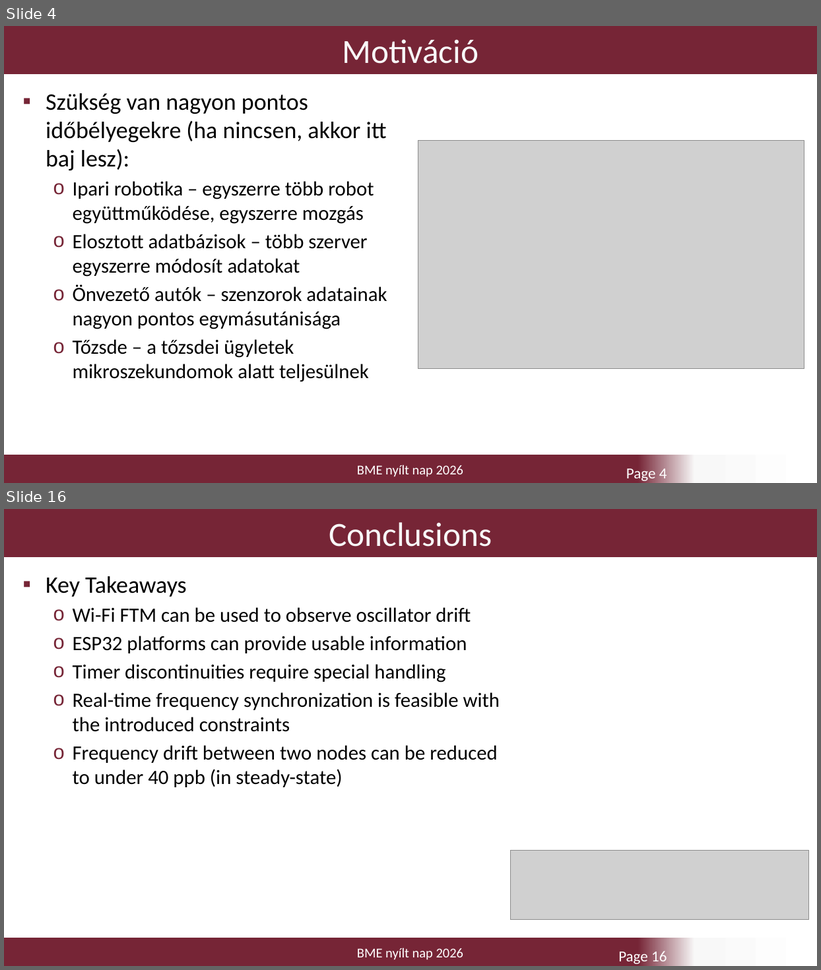
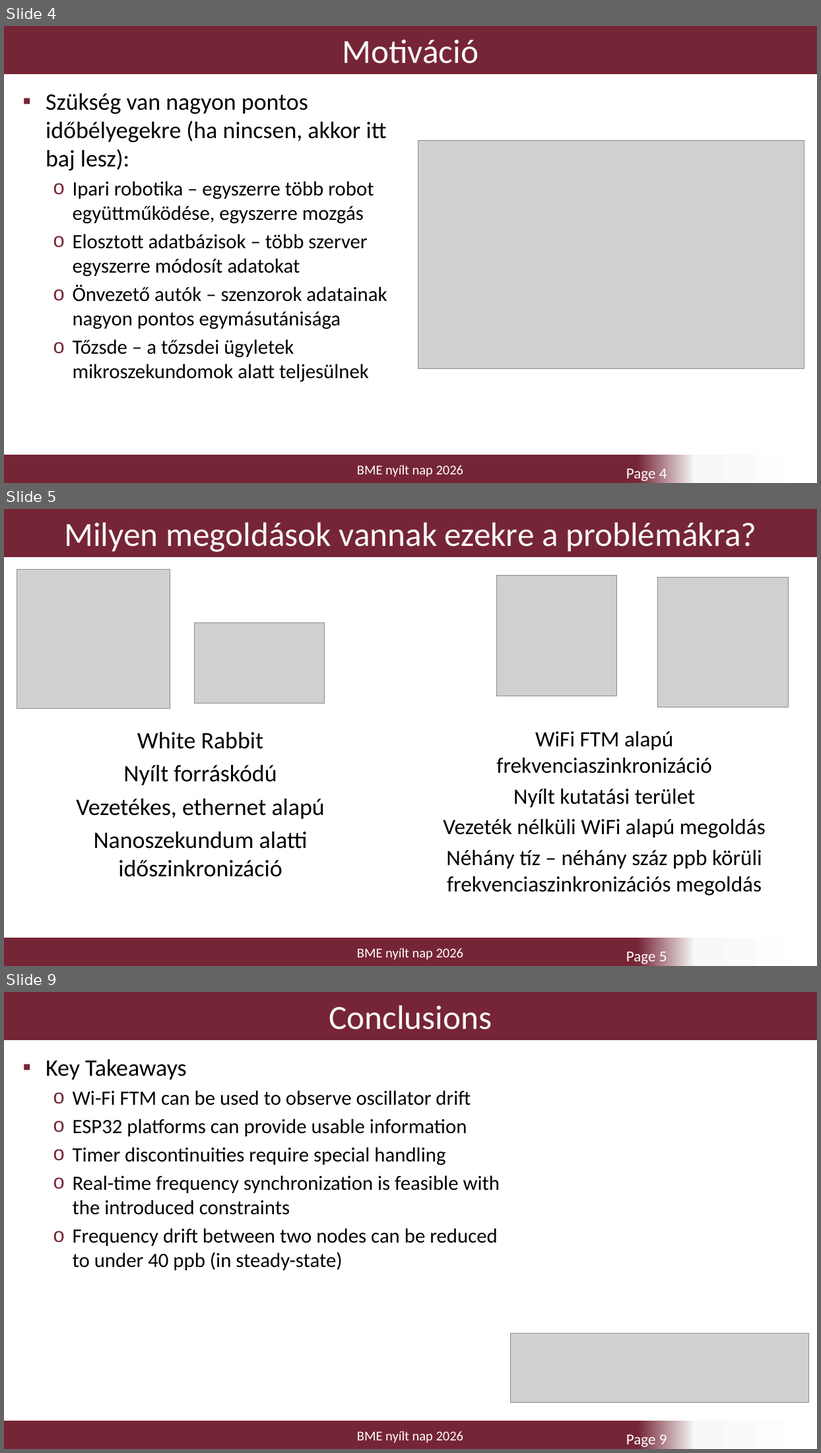
Before and after one commit to mineroni/FTMQuartzDriftDemonstrator, a slide deck: FTM_nyilt_nap.pptx. Shown one above the other, each under a label of ours: slides 4 and 16 before the commit, slides 4, 5 and 9 after it; the slides between them are not shown. The pictures are 821x970 and 821x1453 pixels, drawn with LibreOffice and Linux fonts; fonts in the diff are those of the drawing; grey boxes stand for pictures; background and template pictures are left out. Boxes give left, top, right and bottom in pixels: in the first picture for what was removed or moved away, otherwise in the second. Text is boxed around its words. In the diff, an @@ line names an element or a change of style, - is before the commit and + after.

```diff
--- a/FTM_nyilt_nap.pptx
+++ b/FTM_nyilt_nap.pptx
@@ slide 5 added at <box>4,509,817,966</box>, background #FFFFFF; not listed: 1 template element that a slide beside it also shows @@
@@ title added at <box>4,509,817,557</box>, fill #762536, 40 pt, text #F8F8F8 @@
+Milyen megoldások vannak ezekre a problémákra?
@@ picture added at <box>17,569,170,708</box> @@
@@ picture added at <box>496,576,617,696</box> @@
@@ picture added at <box>658,578,789,708</box> @@
@@ picture added at <box>194,623,325,704</box> @@
@@ text added at <box>76,732,325,877</box>, 28 pt, text #000000 @@
+White Rabbit
+Nyílt forráskódú
+Vezetékes, ethernet alapú
+Nanoszekundum alatti időszinkronizáció
@@ text added at <box>443,731,766,896</box>, 25.9 pt, text #000000 @@
+WiFi FTM alapú frekvenciaszinkronizáció
+Nyílt kutatási terület
+Vezeték nélküli WiFi alapú megoldás
+Néhány tíz – néhány száz ppb körüli frekvenciaszinkronizációs megoldás
@@ page number added at <box>626,952,667,964</box>, 18 pt, text #FFFFFF @@
+Page 5
@@ what was slide 16 is now slide 9 @@
@@ page number at <box>626,1435,667,1447</box>: text changed @@
-Page 16
+Page 9
```
Also in this commit, not shown: 2 other slides added, 10 slides removed.
